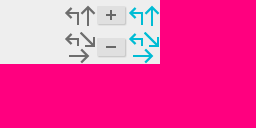
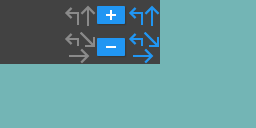
Layer changes from the first 256px x 128px image to the second:
added layer "Laag 27" in group "Groep 2" over (96, 32, 128, 64)
added layer "Laag 26" in group "Groep 2" over (96, 0, 128, 32)
hid "Laag 8" over (96, 31, 128, 64)
hid "Laag 7" over (96, 0, 128, 32)
added layer "Laag 25" in group "Groep 1" over (128, 32, 144, 48)
added layer "Laag 24" in group "Groep 1" over (128, 0, 144, 32)
added layer "Laag 23" in group "Groep 1" over (144, 32, 160, 48)
added layer "Laag 20" in group "Groep 1" over (128, 48, 160, 64)
added layer "Laag 19" in group "Groep 1" over (144, 0, 160, 32)
hid "Laag 14" over (143, 30, 160, 47)
hid "Laag 13" over (128, 5, 143, 27)
hid "Laag 11" over (131, 47, 158, 64)
hid "Laag 10" over (141, 4, 160, 28)
hid "Laag 9" over (128, 0, 160, 64)
added layer "Laag 22" in group "Groep 3" over (80, 32, 96, 48)
added layer "Laag 21" in group "Groep 3" over (64, 48, 96, 64)
added layer "Laag 18" in group "Groep 3" over (80, 0, 96, 32)
added layer "Laag 17" in group "Groep 3" over (64, 32, 80, 48)
added layer "Laag 16" in group "Groep 3" over (64, 0, 80, 32)
hid "Laag 4" over (64, 48, 96, 64)
hid "Laag 3" over (80, 0, 96, 32)
hid "Laag 1" over (64, 0, 80, 32)
painted on "Laag 15" over (0, 0, 64, 64)
painted on "Achtergrond" over (0, 0, 256, 128)
…and 3 more changes (3 visibility)
